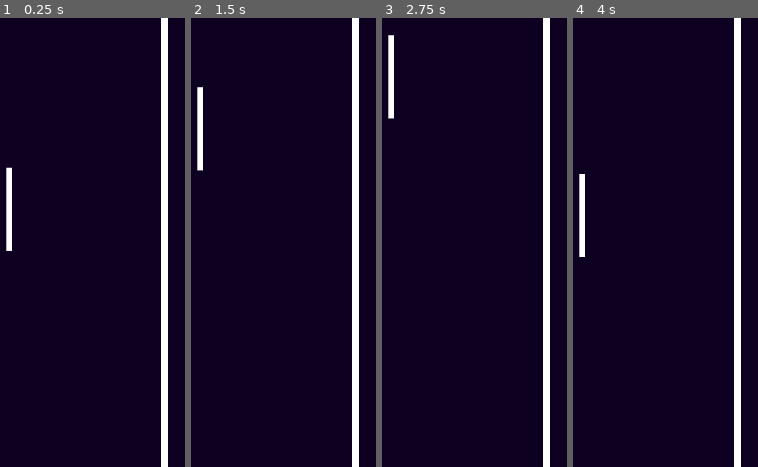
Above: before the commit, frames 1-4 (left to right).
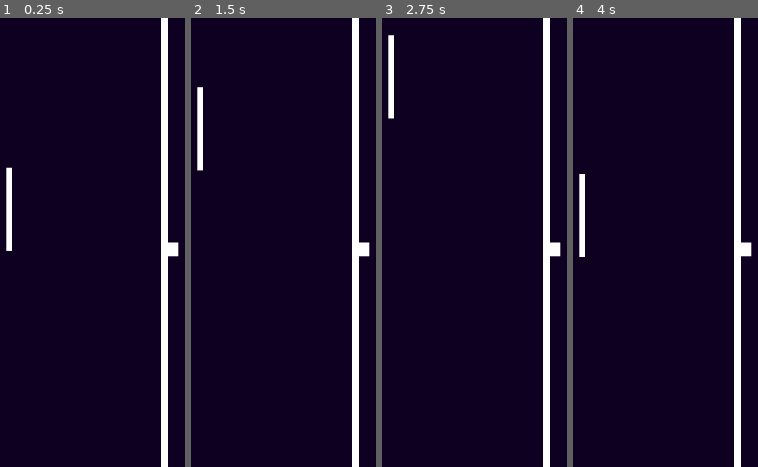
Above: after the commit, the same moments.

Repository: RGHuynh/game_1
Game: Godot game, scene res://main.tscn
Two runs of this game, one before a commit and one after it. Both use one fixed random seed, a clock stepped at 60 frames per second and the inputs below. The project has no main scene, so this scene is started directly.
Inputs:
- Up to frame 1 (0.25 s): no input
- Up to frame 2 (1.5 s): tap Enter at 0.5 s; hold Up (ui_up) 0.53-1.28 s; tap Space at 1.25 s; hold Down (ui_down) from 1.28 s (still down)
- Up to frame 3 (2.75 s): release Down (ui_down) at 2.03 s; hold Up (ui_up) from 2.03 s (still down)
- Up to frame 4 (4 s): tap Enter at 3.5 s; release Up (ui_up) at 3.53 s; hold Down (ui_down) from 3.53 s (still down)

The runs differ from the first frame. In frame 1, 0.2% of the frame differs, in the area x 90-97%, y 49-54%; in frame 2, 0.2%; in frame 3, 0.2%; in frame 4, 0.2%.

Commit message:
Add ball

Diff:
--- /dev/null
+++ b/Ball/color_rect.tscn
@@ -0,0 +1,15 @@
+[gd_scene load_steps=2 format=3 uid="uid://c5cr3pxxw0lrv"]
+
+[sub_resource type="RectangleShape2D" id="RectangleShape2D_afuki"]
+
+[node name="Ball" type="StaticBody2D"]
+
+[node name="ColorRect" type="ColorRect" parent="."]
+offset_left = 576.0
+offset_top = 324.0
+offset_right = 596.0
+offset_bottom = 344.0
+
+[node name="CollisionShape2D" type="CollisionShape2D" parent="."]
+position = Vector2(586, 334)
+shape = SubResource("RectangleShape2D_afuki")
--- a/main.tscn
+++ b/main.tscn
@@ -1,10 +1,13 @@
-[gd_scene load_steps=3 format=3 uid="uid://ct6ckawkaep13"]
+[gd_scene load_steps=4 format=3 uid="uid://ct6ckawkaep13"]
 
 [ext_resource type="PackedScene" uid="uid://d4a3rptumd8ip" path="res://Paddle/paddle.tscn" id="1_ops7p"]
 [ext_resource type="PackedScene" uid="uid://drcpd2hes1tku" path="res://Area/area.tscn" id="2_fabqw"]
+[ext_resource type="PackedScene" uid="uid://c5cr3pxxw0lrv" path="res://Ball/color_rect.tscn" id="2_puj7o"]
 
 [node name="Main" type="Node"]
 
 [node name="Sprite2D" parent="." instance=ExtResource("2_fabqw")]
 
 [node name="Paddle" parent="." instance=ExtResource("1_ops7p")]
+
+[node name="Ball" parent="." instance=ExtResource("2_puj7o")]
